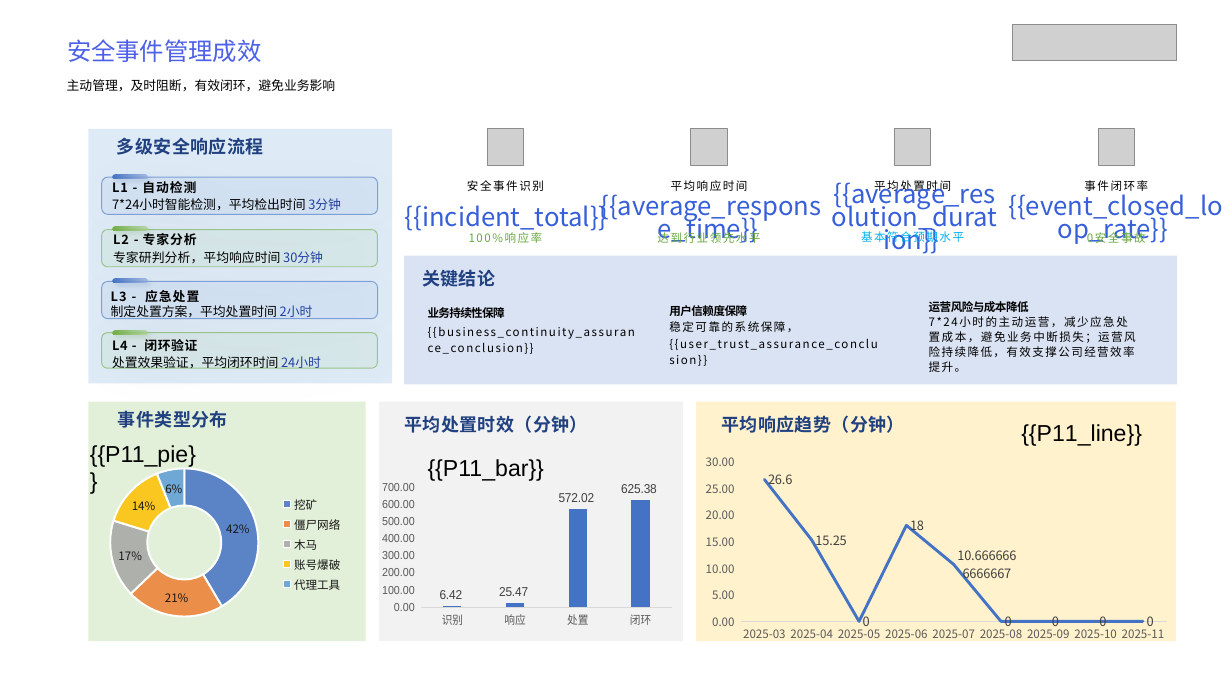
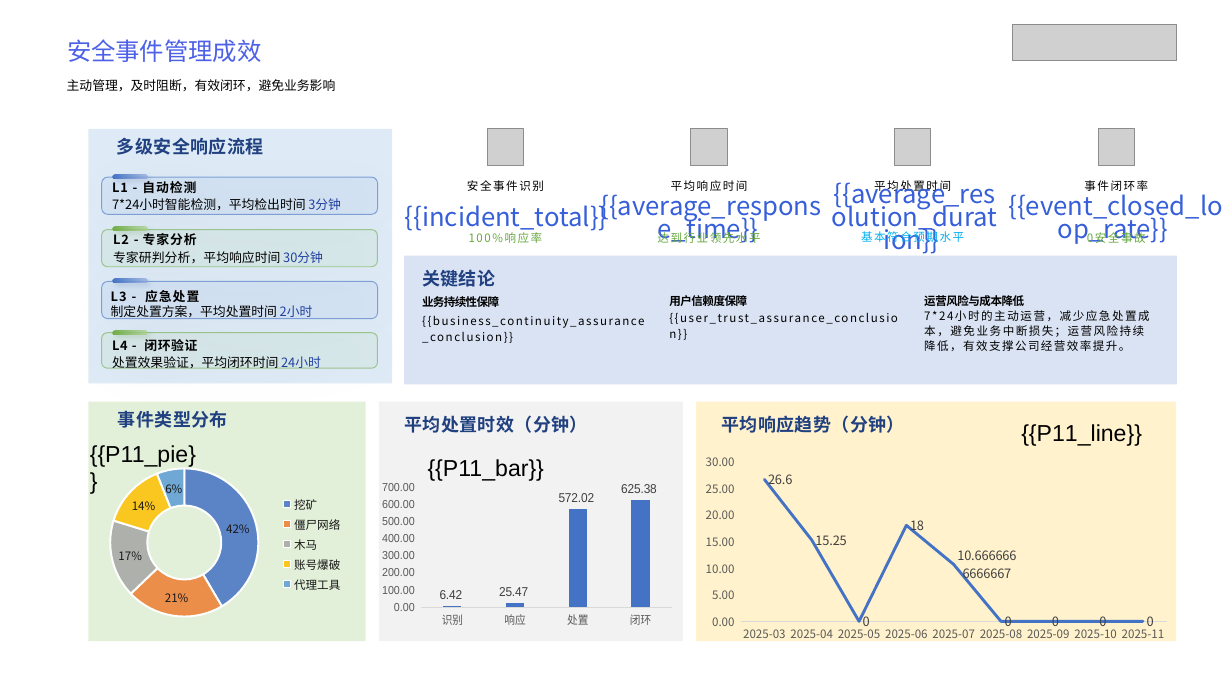
Before and after one commit to Xupai2022/report-generation, a slide deck: slide 11 of mss_ai_ppt_sample_assets/backend/data/templates/经典模板.pptx. Drawn at 1232x693 pixels with LibreOffice and Linux fonts; fonts in the diff are those of the drawing; grey boxes stand for pictures. Boxes give left, top, right and bottom in pixels: in the first picture for what was removed or moved away, otherwise in the second. Text is boxed around its words. In the diff, an @@ line names an element or a change of style, - is before the commit and + after.

```diff
--- a/mss_ai_ppt_sample_assets/backend/data/templates/经典模板.pptx
+++ b/mss_ai_ppt_sample_assets/backend/data/templates/经典模板.pptx
@@ text "业务持续性保障" rewrapped from (x1=428, y1=305, x2=635, y2=354) to (x1=422, y1=294, x2=644, y2=343) @@
@@ text "用户信赖度保障" moved from (x1=669, y1=305, x2=878, y2=350) to (x1=669, y1=295, x2=898, y2=324) @@
@@ text "运营风险与成本降低" rewrapped from (x1=929, y1=301, x2=1136, y2=372) to (x1=924, y1=295, x2=1150, y2=351) @@
@@ text at (x1=669, y1=312, x2=898, y2=324): text changed @@
-稳定可靠的系统保障，{{user_trust_assurance_conclusion}}
+{{user_trust_assurance_conclusion}}
```
Also in this commit, not shown: 2 other slides changed, 16 other files.
